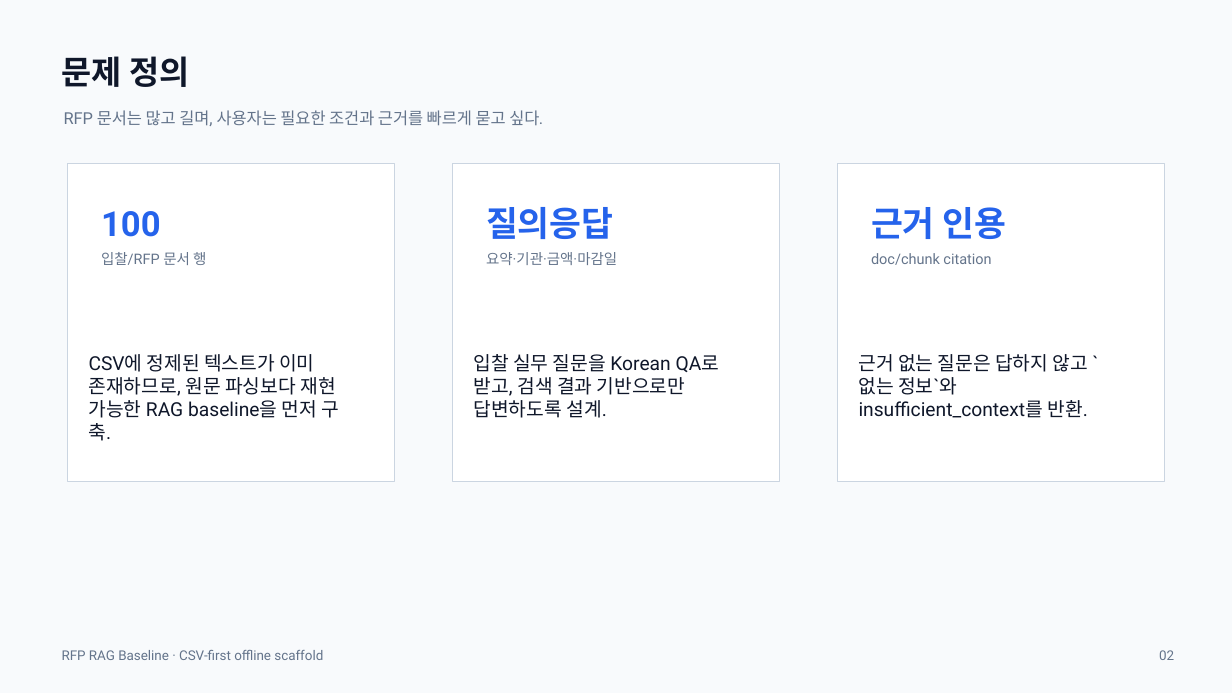
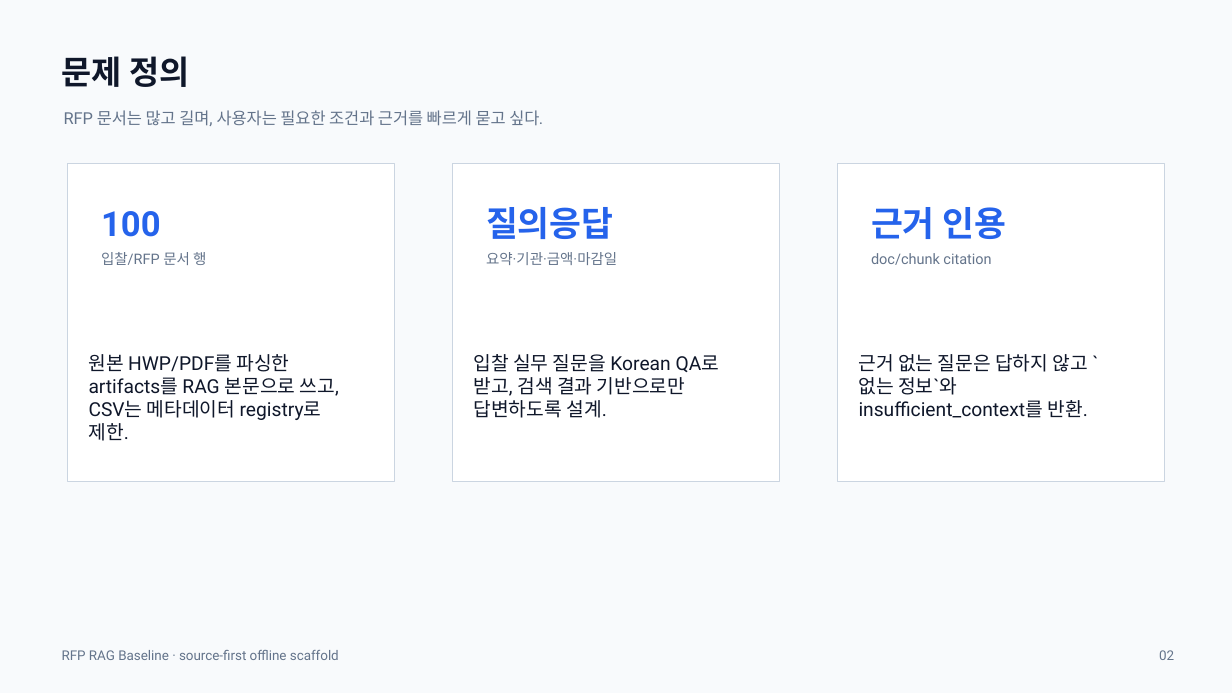
Before and after one commit to hskim-solv/rfp-rag, a slide deck: slide 2 of deliverables/rfp-rag-baseline-presentation.pptx. Drawn at 1232x693 pixels with LibreOffice and Linux fonts; fonts in the diff are those of the drawing. Boxes give left, top, right and bottom in pixels: in the first picture for what was removed or moved away, otherwise in the second. Text is boxed around its words. In the diff, an @@ line names an element or a change of style, - is before the commit and + after.

Commit message:
feat: make RAG indexing source-first

```diff
--- a/deliverables/rfp-rag-baseline-presentation.pptx
+++ b/deliverables/rfp-rag-baseline-presentation.pptx
@@ text at (x1=89, y1=354, x2=339, y2=441): text changed @@
-CSV에 정제된 텍스트가 이미 존재하므로, 원문 파싱보다 재현 가능한 RAG baseline을 먼저 구축.
+원본 HWP/PDF를 파싱한 artifacts를 RAG 본문으로 쓰고, CSV는 메타데이터 registry로 제한.
@@ text at (x1=62, y1=650, x2=339, y2=660): text changed @@
-RFP RAG Baseline · CSV-first offline scaffold
+RFP RAG Baseline · source-first offline scaffold
```
Also in this commit, not shown: 9 other slides changed, 23 other files.
